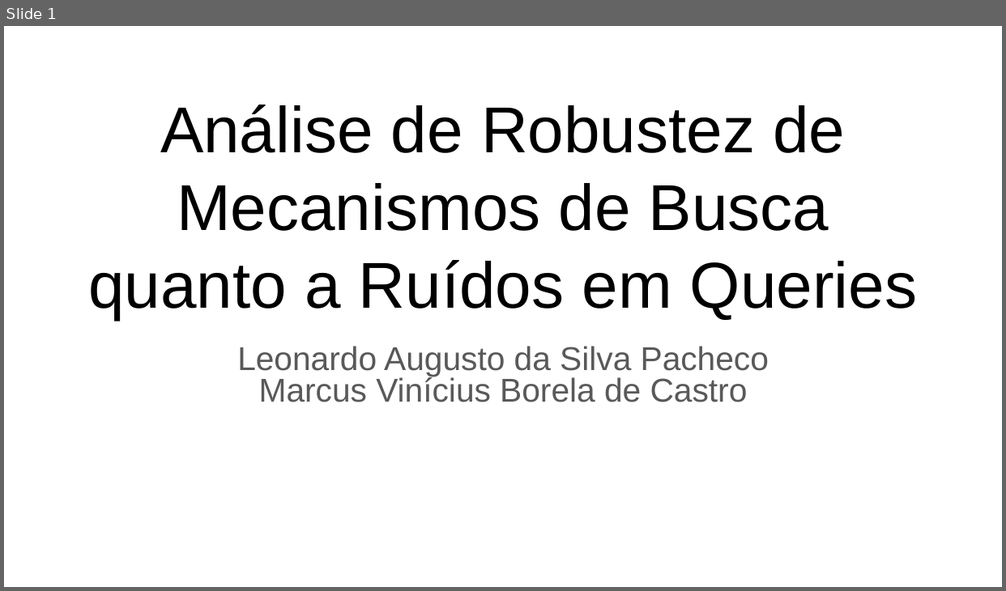
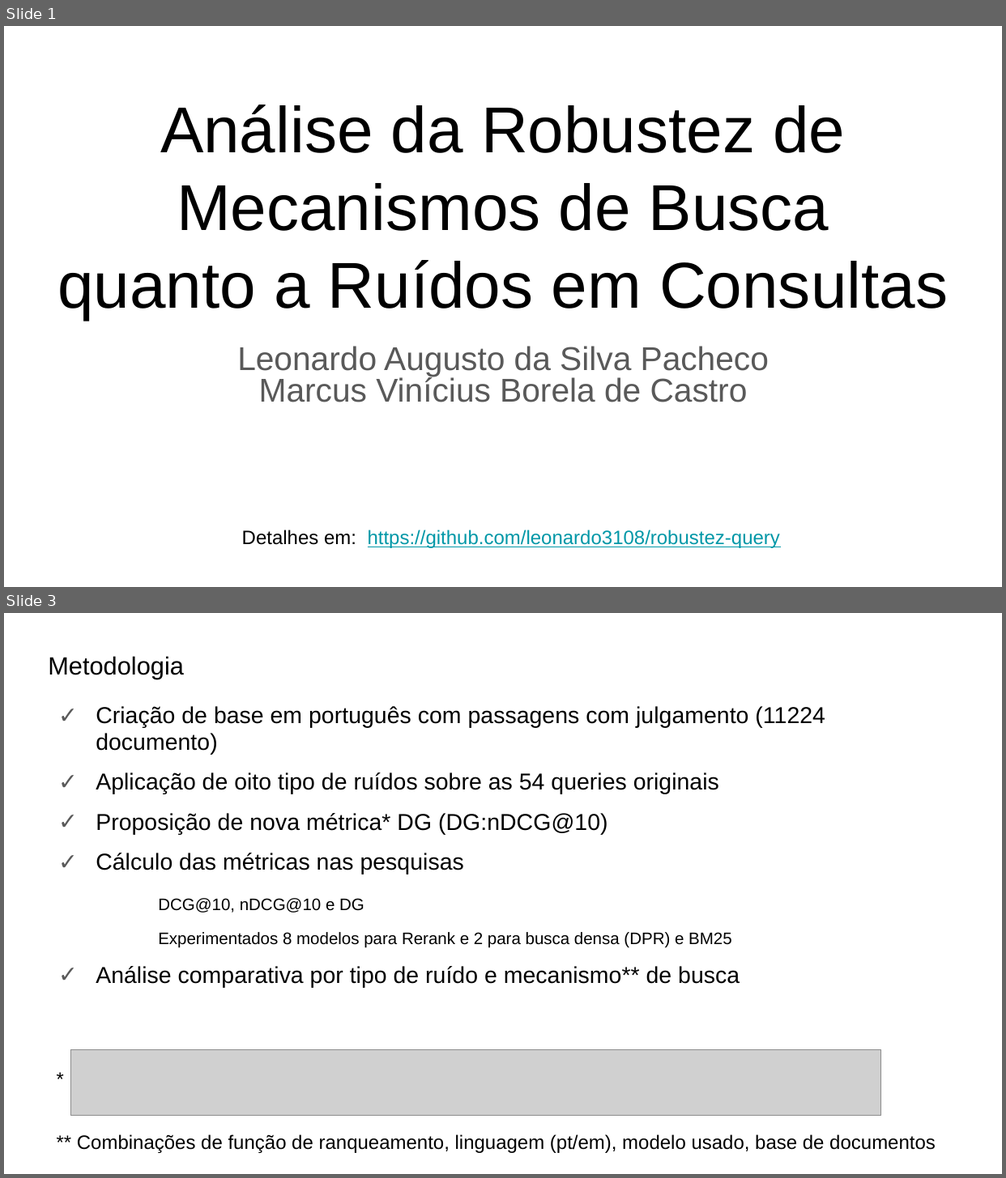
Before and after one commit to leonardo3108/robustez-query, a slide deck: docs/presentations/Apresentação final - 20211209.pptx. Shown one above the other, each under a label of ours: slide 1 before the commit, slides 1 and 3 after it; the slides between them are not shown. The pictures are 1006x591 and 1006x1178 pixels, drawn with LibreOffice and Linux fonts; fonts in the diff are those of the drawing; grey boxes stand for pictures. Boxes give left, top, right and bottom in pixels: in the first picture for what was removed or moved away, otherwise in the second. Text is boxed around its words. In the diff, an @@ line names an element or a change of style, - is before the commit and + after.

```diff
--- a/docs/presentations/Apresentação final - 20211209.pptx
+++ b/docs/presentations/Apresentação final - 20211209.pptx
@@ slide 3 added at bbox=[4, 613, 1002, 1174], background #FFFFFF @@
@@ title added at bbox=[48, 656, 184, 679], 18 pt, text #000000 @@
+Metodologia
@@ text added at bbox=[96, 706, 825, 988], 16.6 pt, text #000000 @@
+✓ Criação de base em português com passagens com julgamento (11224 documento)
+✓ Aplicação de oito tipo de ruídos sobre as 54 queries originais
+✓ Proposição de nova métrica* DG (DG:nDCG@10)
+✓ Cálculo das métricas nas pesquisas
+DCG@10, nDCG@10 e DG
+Experimentados 8 modelos para Rerank e 2 para busca densa (DPR) e BM25
+✓ Análise comparativa por tipo de ruído e mecanismo** de busca
@@ picture added at bbox=[71, 1050, 880, 1116] @@
@@ text added at bbox=[77, 1135, 936, 1153], 14 pt, text #000000 @@
+*
+** Combinações de função de ranqueamento, linguagem (pt/em), modelo usado, base de documentos
@@ slide 1 changed as well @@
@@ title at bbox=[57, 105, 948, 320]: text changed @@
-Análise de Robustez de Mecanismos de Busca
-quanto a Ruídos em Queries
+Análise da Robustez de Mecanismos de Busca
+quanto a Ruídos em Consultas
@@ text added at bbox=[242, 530, 780, 548], 14 pt, text #0097A7, underline @@
+Detalhes em: https://github.com/leonardo3108/robustez-query
```
Also in this commit, not shown: 1 other slide changed, 10 other slides added, 30 slides removed.
